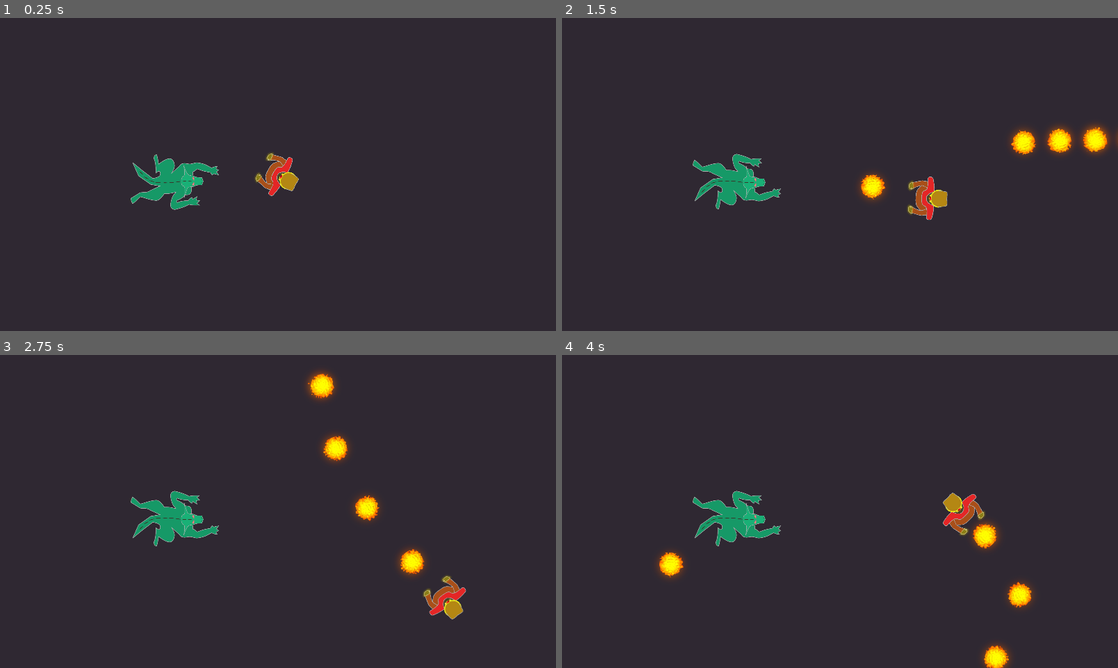
Above: before the commit, frames 1-4 (two rows, left to right).
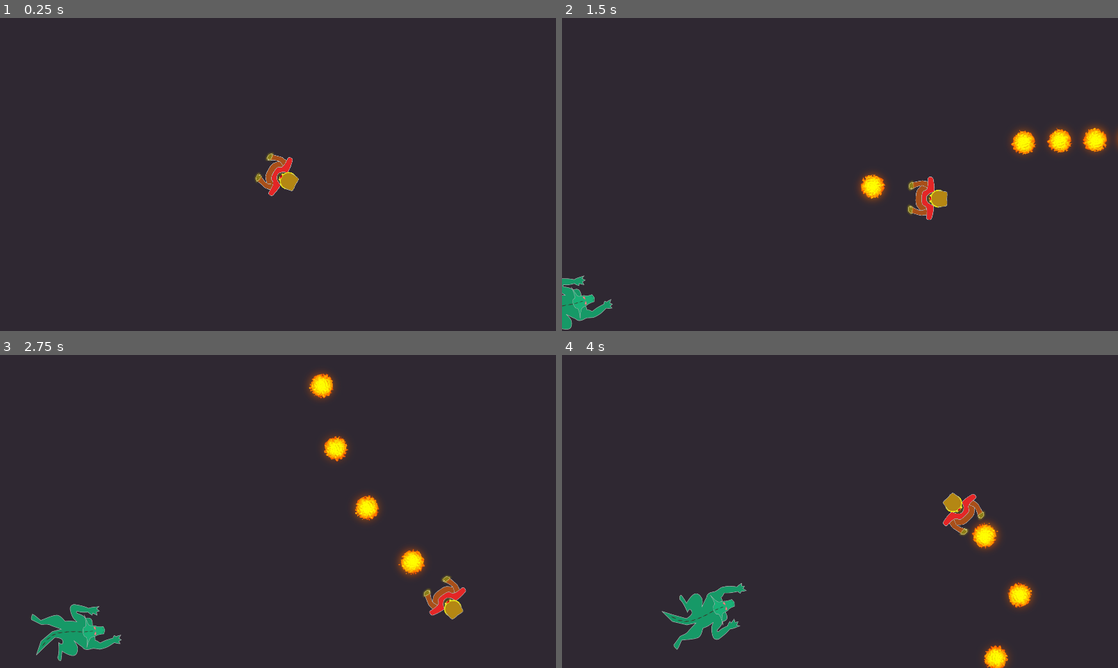
Above: after the commit, the same moments.

Repository: ludover-workshop/fireballs-example
Game: Godot game, scene res://scenes/main.tscn
Same seed, same stepped clock (60 frames per second), same inputs: the game is played once before the commit and once after it.
Inputs (mouse positions are in pixels of both pictures, inside the frame that each line leads up to):
- Up to frame 1 (0.25 s): no input
- Up to frame 2 (1.5 s): move the mouse to (962, 158) at 0.52 s; press the mouse at (962, 158) at 0.53 s; hold Right (ui_right) 0.53-1.28 s; move the mouse to (728, 190) at 1.27 s; release the mouse at (728, 190) at 1.28 s; hold Down (ui_down) from 1.28 s (still down); click (728, 190) at 1.35 s
- Up to frame 3 (2.75 s): move the mouse to (333, 442) at 2.02 s; release Down (ui_down) at 2.03 s; press the mouse at (333, 442) at 2.03 s; hold Right (ui_right) from 2.03 s (still down)
- Up to frame 4 (4 s): move the mouse to (812, 574) at 2.77 s; release Right (ui_right) at 2.78 s; release the mouse at (812, 574) at 2.78 s; hold Up (ui_up) 2.78-3.53 s; click (812, 574) at 2.85 s; move the mouse to (1006, 558) at 3.52 s; press the mouse at (1006, 558) at 3.53 s; hold Left (ui_left) from 3.53 s (still down)

The runs differ from the first frame. In frame 1, 1.2% of the frame differs, in the area x 23-40%, y 43-62%; in frame 2, 2.3%; in frame 3, 2.9%; in frame 4, 3.2%, in the area x 17-85%, y 43-100%.

Commit message:
Unos cuantos features

Diff:
--- a/project.godot
+++ b/project.godot
@@ -7,6 +7,28 @@
 ;   param=value ; assign values to parameters
 
 config_version=4
+
+_global_script_classes=[ {
+"base": "KinematicBody2D",
+"class": "Demon",
+"language": "GDScript",
+"path": "res://scripts/demon.gd"
+}, {
+"base": "Node2D",
+"class": "Fireball",
+"language": "GDScript",
+"path": "res://scripts/fireball.gd"
+}, {
+"base": "KinematicBody2D",
+"class": "Mage",
+"language": "GDScript",
+"path": "res://scripts/mage.gd"
+} ]
+_global_script_class_icons={
+"Demon": "",
+"Fireball": "",
+"Mage": ""
+}
 
 [application]
 
--- a/scenes/demon.tscn
+++ b/scenes/demon.tscn
@@ -1,13 +1,13 @@
-[gd_scene load_steps=5 format=2]
+[gd_scene load_steps=6 format=2]
 
 [ext_resource path="res://assets/demon.png" type="Texture" id=1]
+[ext_resource path="res://scripts/demon.gd" type="Script" id=2]
 
-[sub_resource type="CapsuleShape2D" id=2]
+[sub_resource type="CapsuleShape2D" id=1]
 radius = 108.903
 height = 144.638
 
-[sub_resource type="Animation" id=1]
-resource_name = "walk"
+[sub_resource type="Animation" id=2]
 length = 0.6
 loop = true
 tracks/0/type = "value"
@@ -31,10 +31,11 @@
 scale = Vector2( 0.5, 0.5 )
 collision_layer = 2
 collision_mask = 3
+script = ExtResource( 2 )
 
-[node name="Hurtbox" type="CollisionShape2D" parent="."]
+[node name="CollisionShape" type="CollisionShape2D" parent="."]
 rotation = 1.5708
-shape = SubResource( 2 )
+shape = SubResource( 1 )
 
 [node name="demonSprite" type="Sprite" parent="."]
 texture = ExtResource( 1 )
@@ -42,7 +43,7 @@
 
 [node name="AnimationPlayer" type="AnimationPlayer" parent="."]
 autoplay = "walk"
-anims/walk = SubResource( 1 )
+anims/walk = SubResource( 2 )
 
 [node name="Hitbox" type="Area2D" parent="."]
 
--- a/scenes/fireball.gd
+++ /dev/null
@@ -1,11 +0,0 @@
-extends Node2D
-
-export(float) var speed = 1000
-
-export(float) var timeToLive = 3
-
-func _physics_process(delta):
-	timeToLive -= delta
-	if(timeToLive <= 0):
-		queue_free()
-	move_local_x(speed * delta)
--- a/scenes/fireball.tscn
+++ b/scenes/fireball.tscn
@@ -10,7 +10,7 @@
 [ext_resource path="res://assets/fireball_09.png" type="Texture" id=8]
 [ext_resource path="res://assets/fireball_08.png" type="Texture" id=9]
 [ext_resource path="res://assets/fireball_07.png" type="Texture" id=10]
-[ext_resource path="res://scenes/fireball.gd" type="Script" id=11]
+[ext_resource path="res://scripts/fireball.gd" type="Script" id=11]
 
 [sub_resource type="SpriteFrames" id=1]
 animations = [ {
@@ -28,7 +28,6 @@
 
 [node name="AnimatedSprite" type="AnimatedSprite" parent="."]
 frames = SubResource( 1 )
-frame = 2
 playing = true
 
 [node name="Area2D" type="Area2D" parent="."]
@@ -37,3 +36,5 @@
 
 [node name="CollisionShape2D" type="CollisionShape2D" parent="Area2D"]
 shape = SubResource( 2 )
+
+[connection signal="body_entered" from="Area2D" to="." method="_on_Area2D_body_entered"]
--- a/scenes/main.tscn
+++ b/scenes/main.tscn
@@ -1,13 +1,26 @@
-[gd_scene load_steps=3 format=2]
+[gd_scene load_steps=4 format=2]
 
 [ext_resource path="res://scenes/mage.tscn" type="PackedScene" id=1]
-[ext_resource path="res://scenes/demon.tscn" type="PackedScene" id=2]
+[ext_resource path="res://scripts/main.gd" type="Script" id=2]
+
+[sub_resource type="Curve2D" id=1]
+bake_interval = 10.0
+_data = {
+"points": PoolVector2Array( 131.54, -73.3122, -131.54, 73.3122, -56, -50, -185.461, -105.576, 185.461, 105.576, -32, 1086, -163.502, 133.342, 163.502, -133.342, 1944, 1110, 298.431, 188.901, -298.431, -188.901, 1984, -66, 131.875, -141.897, -131.875, 141.897, -56, -50 )
+}
 
 [node name="Main" type="Node2D"]
 position = Vector2( 0, 2 )
-
-[node name="Demon" parent="." instance=ExtResource( 2 )]
-position = Vector2( 600.484, 563.387 )
+script = ExtResource( 2 )
 
 [node name="Mage" parent="." instance=ExtResource( 1 )]
 position = Vector2( 960, 540 )
+
+[node name="SpawnTimer" type="Timer" parent="."]
+
+[node name="SpawnPath" type="Path2D" parent="."]
+curve = SubResource( 1 )
+
+[node name="Demons" type="Node" parent="."]
+
+[connection signal="timeout" from="SpawnTimer" to="." method="_on_SpawnTimer_timeout"]
--- /dev/null
+++ b/scripts/demon.gd
@@ -0,0 +1,42 @@
+class_name Demon
+extends KinematicBody2D
+
+export(float) var health = 100
+
+export(float) var speed = 200
+
+export(float) var rotation_speed = PI * 0.8
+
+var target: Node2D
+
+func init(target, global_position):
+	self.target = target
+	self.global_position = global_position
+	self.rotation = angle_to_target()
+
+func angle_to_target():
+	return (target.position - self.position).angle()
+
+func receive_damage_from(damager):
+	health -= damager.damage
+	if health <= 0:
+		be_killed_by(damager)
+
+func be_killed_by(damager):
+	damager.killed(self)
+	queue_free()
+
+func _process(delta):
+	var max_rotation = rotation_speed * delta
+	var target_angle = angle_to_target()
+
+	# We normalize the angle in the case where the count goes from PI to -PI
+	if sign(target_angle) != sign(rotation) && abs(target_angle) > PI / 2:
+		target_angle = target_angle + TAU * sign(rotation)
+
+	var to_target = target_angle - rotation
+
+	rotate(sign(to_target) * min(abs(to_target), max_rotation))
+
+	var front = Vector2.RIGHT.rotated(rotation)
+	move_and_slide(front * speed, Vector2.ZERO)
--- /dev/null
+++ b/scripts/fireball.gd
@@ -0,0 +1,30 @@
+extends Node2D
+class_name Fireball
+
+export(float) var speed = 1000
+
+export(float) var timeToLive = 1
+
+export(float) var damage = 12.5
+
+var owner_mage
+
+func init(owner_mage, global_position: Vector2, rotation: float):
+	self.owner_mage = owner_mage
+	self.global_position = global_position
+	self.rotation = rotation
+
+func _physics_process(delta):
+	timeToLive -= delta
+	if(timeToLive <= 0):
+		queue_free()
+	move_local_x(speed * delta)
+
+
+func _on_Area2D_body_entered(body):
+	if body.has_method("receive_damage_from"):
+		body.receive_damage_from(self)
+	queue_free()
+
+func killed(body):
+	owner_mage.killed(body)
--- a/scripts/mage.gd
+++ b/scripts/mage.gd
@@ -1,3 +1,4 @@
+class_name Mage
 extends KinematicBody2D
 
 const fireball_scene = preload("res://scenes/fireball.tscn")
@@ -8,6 +9,8 @@
 const FIRE_COOLDOWN = 0.2
 var remaining_fire_cooldown = 0
 
+var kill_count = 0
+
 func _physics_process(delta):
 	move_using_keyboard(delta)
 	update_target(delta)
@@ -16,8 +19,7 @@
 func check_fireball_trigger(delta):
 	if Input.is_action_pressed("ui_fire") && remaining_fire_cooldown <= 0:
 		var fireball = fireball_scene.instance()
-		fireball.global_position = fireball_spawn_point.global_position
-		fireball.rotation = rotation
+		fireball.init(self, fireball_spawn_point.global_position, self.rotation)
 		get_tree().get_current_scene().add_child(fireball)
 		remaining_fire_cooldown = FIRE_COOLDOWN
 
@@ -38,4 +40,8 @@
 	if Input.is_action_pressed("ui_down"):
 		input_vector.y = speed
 
-	move_and_slide(input_vector, Vector2(0, -1))
+	move_and_slide(input_vector, Vector2(0, 0))
+
+func killed(body):
+	kill_count += 1
+	print("Kill count: " + str(kill_count))
--- /dev/null
+++ b/scripts/main.gd
@@ -0,0 +1,24 @@
+extends Node2D
+
+const demon_scene = preload("res://scenes/demon.tscn")
+
+export(int) var max_demons = 1
+
+onready var mage = $Mage
+onready var spawn_curve = $SpawnPath.get_curve()
+
+onready var demons = $Demons
+
+
+func _ready():
+	$SpawnTimer.start()
+
+func _on_SpawnTimer_timeout():
+	if demons.get_child_count() < max_demons:
+		var parameter = rand_range(0, spawn_curve.get_point_count())
+		var position = spawn_curve.interpolatef(parameter)
+
+		var demon: Demon = demon_scene.instance()
+
+		demon.init(mage, position)
+		demons.add_child(demon)
